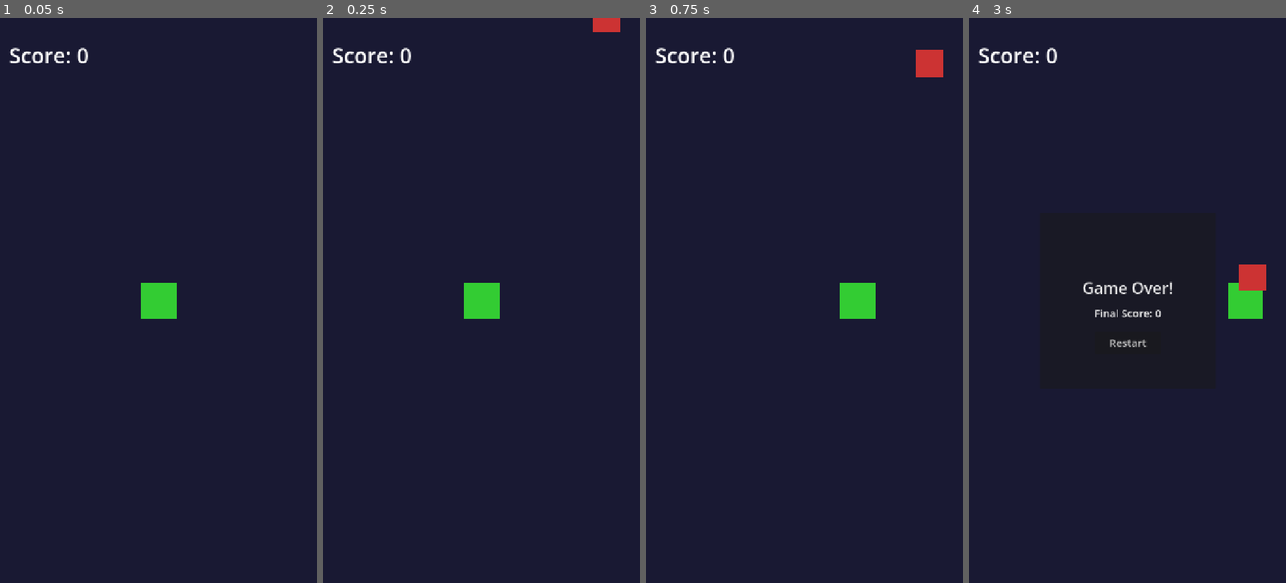
Above: before the commit, frames 1-4 (left to right).
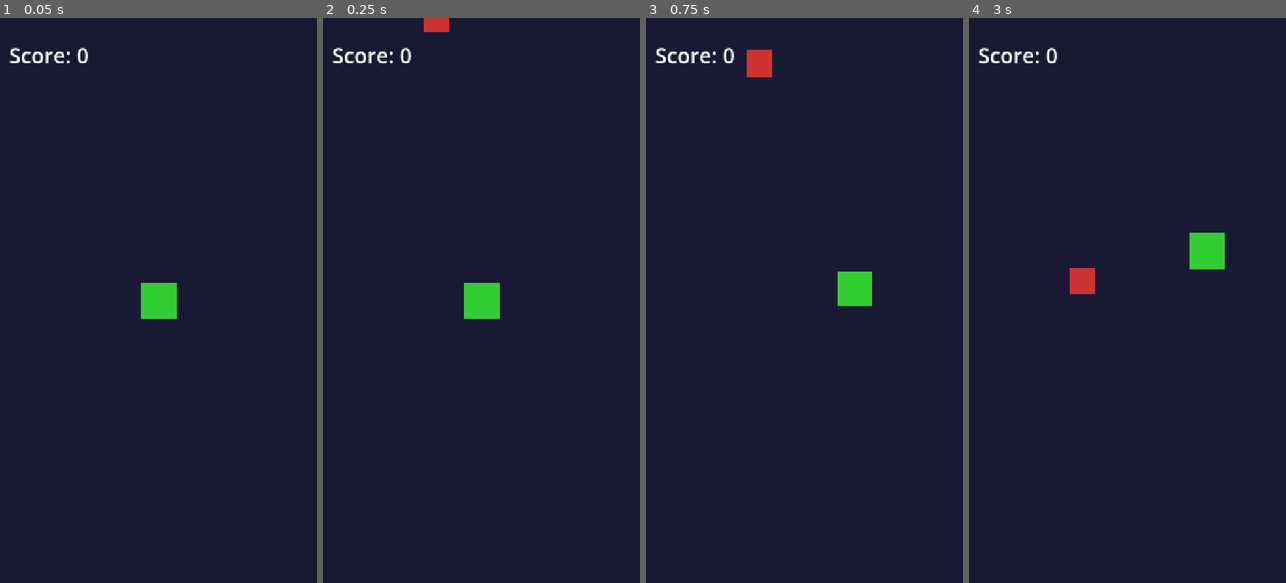
Above: after the commit, the same moments.

Repository: wjb127/godot-mobile-game-mvp
Game: Godot game, scene res://scenes/Main.tscn
The game is run twice, just before and just after one commit, with the same random seed, the same clock (stepped at 60 frames per second) and the same inputs.
Inputs (mouse positions are in pixels of both pictures, inside the frame that each line leads up to):
- Up to frame 1 (0.05 s): no input
- Up to frame 2 (0.25 s): no input
- Up to frame 3 (0.75 s): move the mouse to (874, 272) at 0.52 s; hold Right (ui_right) from 0.53 s (still down); click (874, 272) at 0.67 s
- Up to frame 4 (3 s): move the mouse to (1064, 328) at 1.27 s; release Right (ui_right) at 1.28 s; hold Down (ui_down) 1.28-2.03 s; click (1064, 328) at 1.42 s; move the mouse to (1159, 176) at 2.02 s; hold Right (ui_right) 2.03-2.78 s; click (1159, 176) at 2.17 s; move the mouse to (1111, 413) at 2.77 s; hold Up (ui_up) from 2.78 s (still down); click (1111, 413) at 2.92 s

Frame 1 is identical in both runs. In frame 2, 0.4% of the frame differs, in the area x 31-94%, y 0-3%; in frame 3, 1.4%; in frame 4, 2.6%, in the area x 31-94%, y 38-59%.

Commit message:
Add 8-directional movement and multi-directional enemy spawning
- Player can now move in all directions (keyboard arrows + mouse/touch)
- Enemies spawn from all 4 sides of the screen
- 50% chance for diagonal enemy movement
- Enhanced gameplay dynamics

Diff:
--- a/scripts/GameManager.gd
+++ b/scripts/GameManager.gd
@@ -4,6 +4,10 @@
 var game_over = false
 var enemy_speed = 200.0
 var speed_increase_rate = 10.0
+
+# 적의 이동 방향과 속도
+var enemy_direction = Vector2()
+var enemy_spawn_side = 0  # 0: 위, 1: 오른쪽, 2: 아래, 3: 왼쪽
 
 @onready var enemy = $Enemy
 @onready var score_label = $ScoreLabel
@@ -16,17 +20,46 @@
 
 func _process(delta):
 	if not game_over:
-		enemy.position.y += enemy_speed * delta
+		# 적을 설정된 방향으로 이동
+		enemy.position += enemy_direction * enemy_speed * delta
 
-		if enemy.position.y > 1300:
+		# 화면 밖으로 나가면 리셋
+		if is_enemy_out_of_bounds():
 			reset_enemy_position()
 			add_score(1)
 
 		enemy_speed += speed_increase_rate * delta
 
+func is_enemy_out_of_bounds():
+	return enemy.position.x < -50 or enemy.position.x > 770 or \
+		   enemy.position.y < -50 or enemy.position.y > 1330
+
 func reset_enemy_position():
-	enemy.position.x = randf_range(50, 670)
-	enemy.position.y = -50
+	# 랜덤하게 4방향 중 하나에서 생성
+	enemy_spawn_side = randi() % 4
+
+	match enemy_spawn_side:
+		0:  # 위에서 아래로
+			enemy.position.x = randf_range(50, 670)
+			enemy.position.y = -50
+			enemy_direction = Vector2(0, 1)
+		1:  # 오른쪽에서 왼쪽으로
+			enemy.position.x = 770
+			enemy.position.y = randf_range(50, 1230)
+			enemy_direction = Vector2(-1, 0)
+		2:  # 아래에서 위로
+			enemy.position.x = randf_range(50, 670)
+			enemy.position.y = 1330
+			enemy_direction = Vector2(0, -1)
+		3:  # 왼쪽에서 오른쪽으로
+			enemy.position.x = -50
+			enemy.position.y = randf_range(50, 1230)
+			enemy_direction = Vector2(1, 0)
+
+	# 대각선 이동도 추가 (50% 확률)
+	if randf() > 0.5:
+		enemy_direction = enemy_direction.rotated(randf_range(-PI/4, PI/4))
+		enemy_direction = enemy_direction.normalized()
 
 func add_score(points):
 	score += points
--- a/scripts/Player.gd
+++ b/scripts/Player.gd
@@ -8,23 +8,45 @@
 	target_position = position
 
 func _process(delta):
-	# 키보드 입력 처리
+	# 키보드 입력 처리 - 상하좌우
+	var input_vector = Vector2.ZERO
+
 	if Input.is_action_pressed("ui_left"):
-		target_position.x -= keyboard_speed * delta
+		input_vector.x -= 1
+	if Input.is_action_pressed("ui_right"):
+		input_vector.x += 1
+	if Input.is_action_pressed("ui_up"):
+		input_vector.y -= 1
+	if Input.is_action_pressed("ui_down"):
+		input_vector.y += 1
+
+	# 대각선 이동 시 속도 정규화
+	if input_vector.length() > 0:
+		input_vector = input_vector.normalized()
+		target_position += input_vector * keyboard_speed * delta
+
+		# 화면 경계 제한
 		target_position.x = clamp(target_position.x, 40, 680)
-	elif Input.is_action_pressed("ui_right"):
-		target_position.x += keyboard_speed * delta
-		target_position.x = clamp(target_position.x, 40, 680)
+		target_position.y = clamp(target_position.y, 40, 1240)
 
 	# 목표 위치로 이동
 	if position.distance_to(target_position) > 5:
 		position = position.move_toward(target_position, move_speed * delta)
 
 func _input(event):
-	# 마우스 클릭 및 터치 입력
+	# 마우스 클릭 및 터치 입력 - 클릭한 위치로 이동
 	if event is InputEventMouseButton and event.pressed and event.button_index == MOUSE_BUTTON_LEFT:
-		target_position.x = clamp(event.position.x, 40, 680)
+		target_position = Vector2(
+			clamp(event.position.x, 40, 680),
+			clamp(event.position.y, 40, 1240)
+		)
 	elif event is InputEventScreenTouch and event.pressed:
-		target_position.x = clamp(event.position.x, 40, 680)
+		target_position = Vector2(
+			clamp(event.position.x, 40, 680),
+			clamp(event.position.y, 40, 1240)
+		)
 	elif event is InputEventMouseMotion and Input.is_mouse_button_pressed(MOUSE_BUTTON_LEFT):
-		target_position.x = clamp(event.position.x, 40, 680)
+		target_position = Vector2(
+			clamp(event.position.x, 40, 680),
+			clamp(event.position.y, 40, 1240)
+		)
Not shown, added: mobile-design-libraries.md
